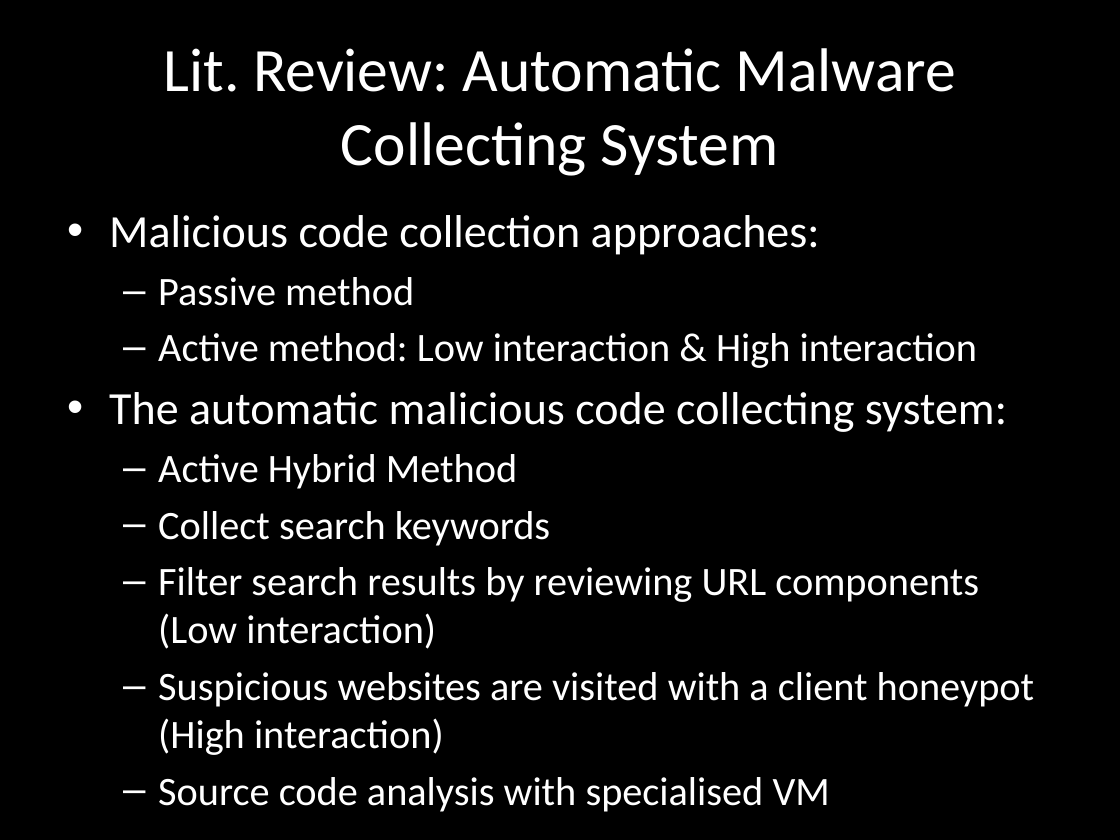
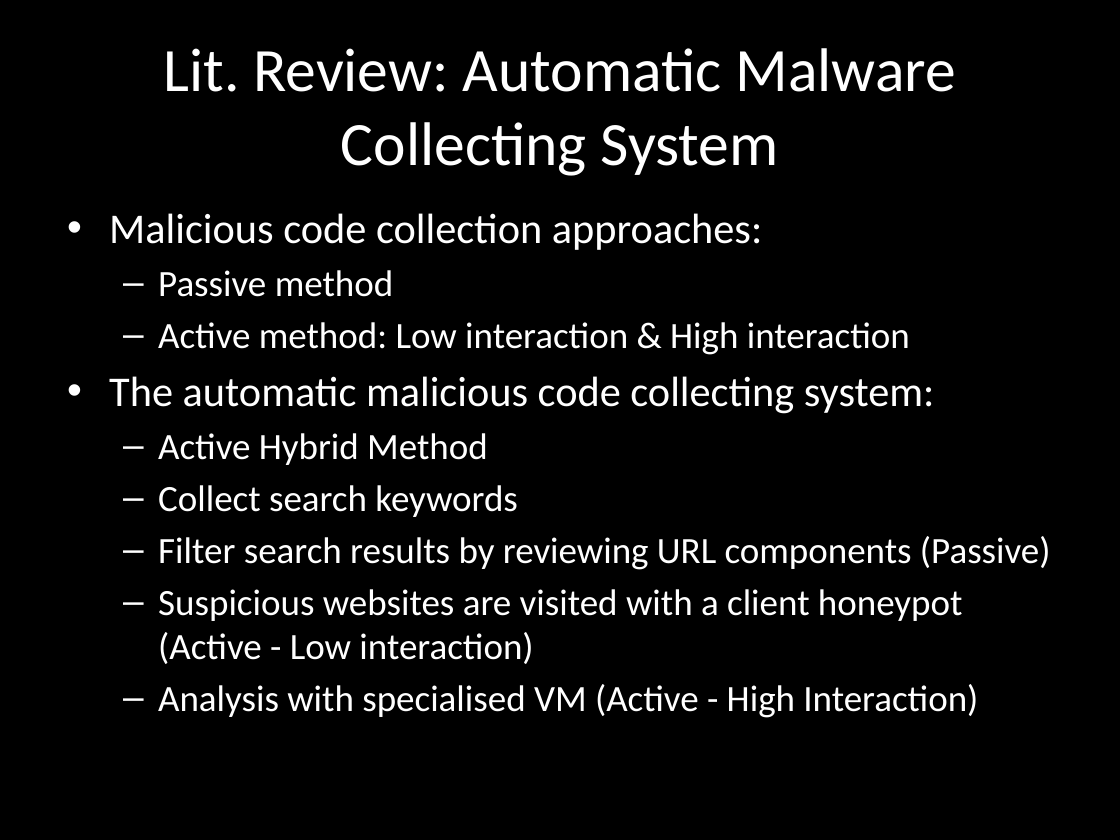
Before and after one commit to chrissorchard/malucrawl, a slide deck: slide 4 of doc/pres1/wk4-progress.pptx. Drawn at 1120x840 pixels with LibreOffice and Linux fonts; fonts in the diff are those of the drawing; background and template pictures are left out. Boxes give left, top, right and bottom in pixels: in the first picture for what was removed or moved away, otherwise in the second. Text is boxed around its words. In the diff, an @@ line names an element or a change of style, - is before the commit and + after.

```diff
--- a/doc/pres1/wk4-progress.pptx
+++ b/doc/pres1/wk4-progress.pptx
@@ text at bbox=[109, 213, 935, 517]: size 29.6 to 27.2 pt in "Malicious code collection approaches:", "The automatic malicious code collecting system:"; size 25.9 to 23.8 pt in "Passive method", "Active method: Low interaction & High interaction", "Active Hybrid Method", "Collect search keywords" @@
@@ text at bbox=[158, 536, 1051, 718]: text changed; size 25.9 to 23.8 pt @@
-  – Filter search results by reviewing URL components (Low interaction)
-  – Suspicious websites are visited with a client honeypot (High interaction)
-  – Source code analysis with specialised VM
+  – Filter search results by reviewing URL components (Passive)
+  – Suspicious websites are visited with a client honeypot (Active - Low interaction)
+  – Analysis with specialised VM (Active - High Interaction)
```
Also in this commit, not shown: 4 other slides changed.
